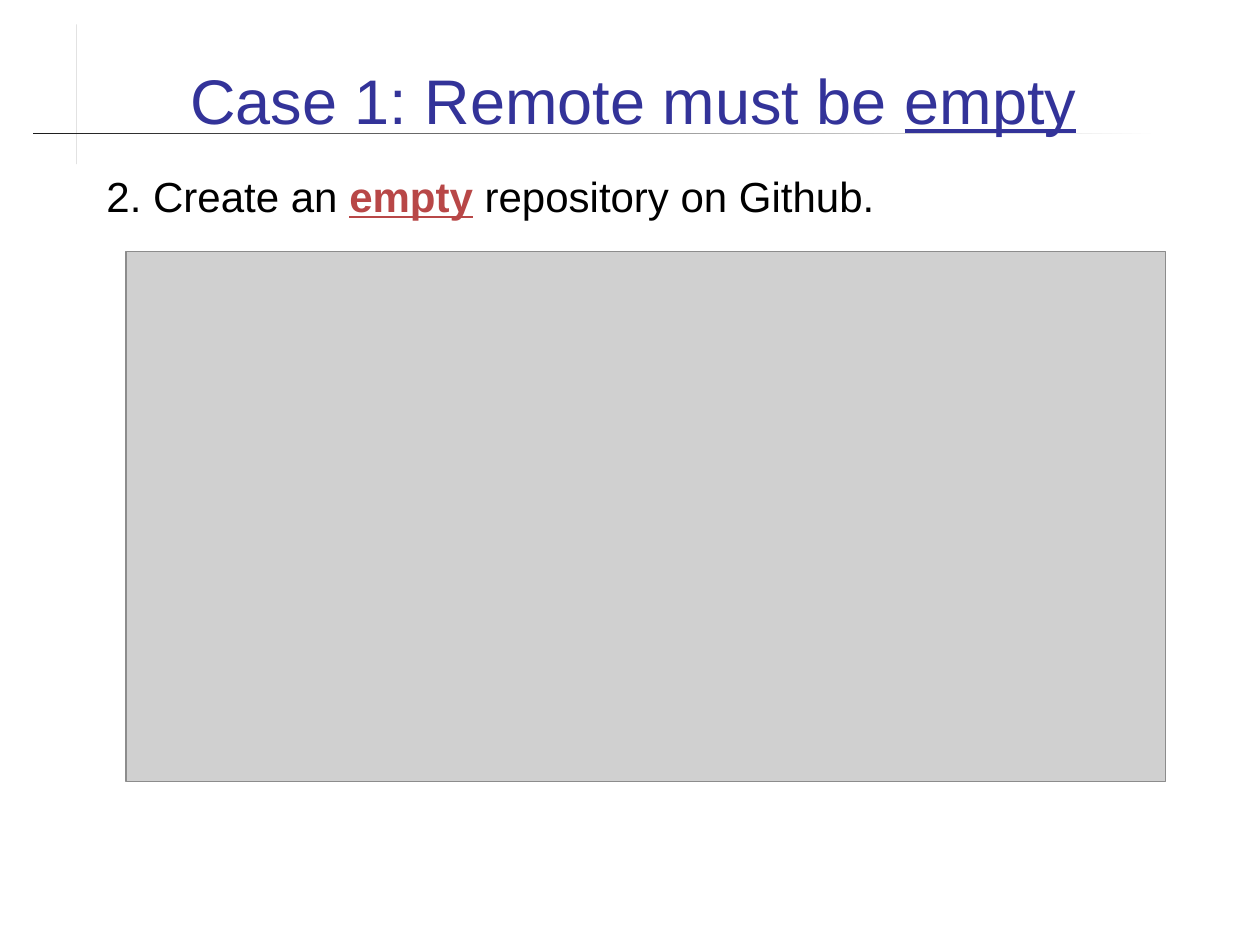
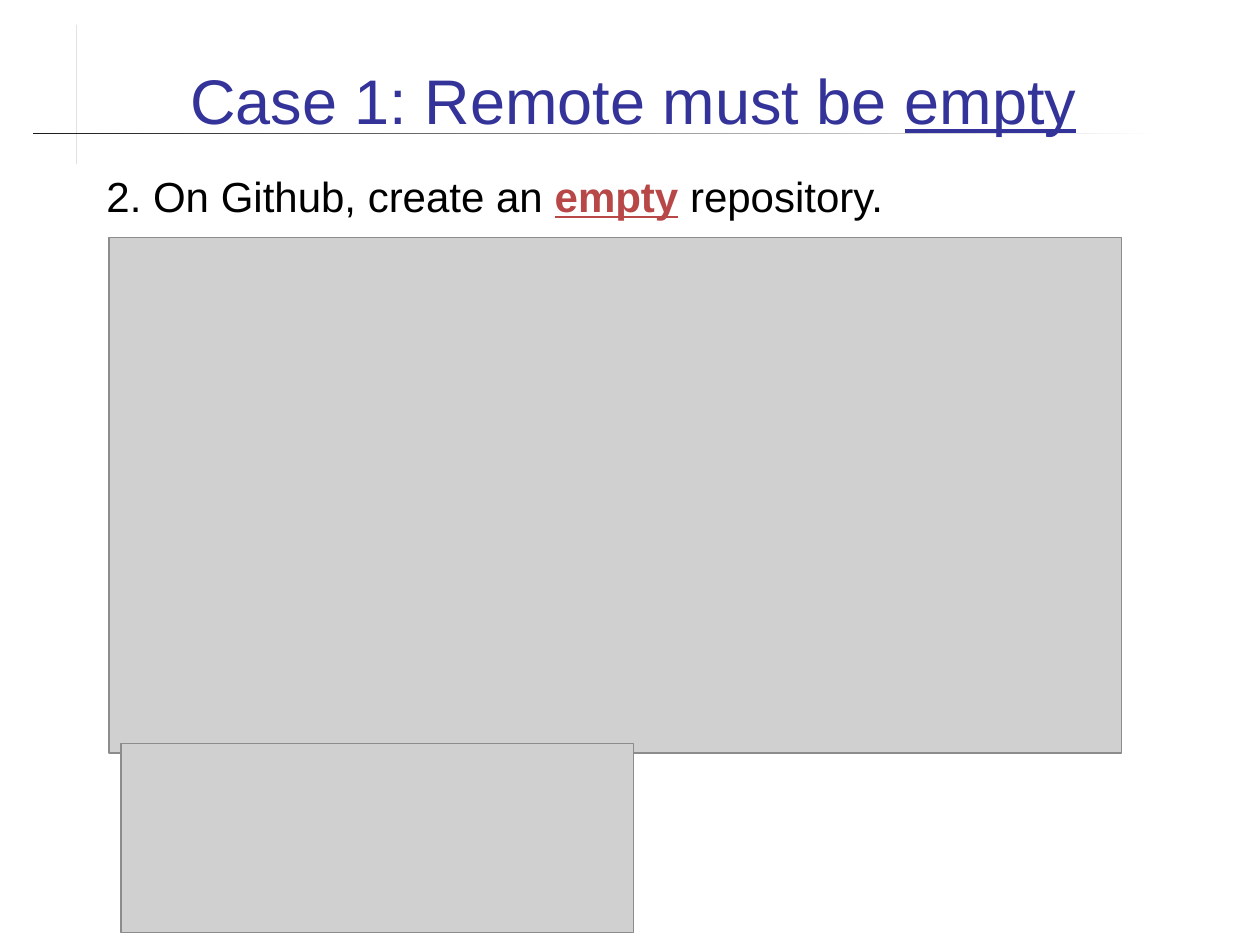
Before and after one commit to cpske/ISP, a slide deck: slide 6 of git/Using-Github.ppt. Drawn at 1260x945 pixels with LibreOffice and Linux fonts; fonts in the diff are those of the drawing; grey boxes stand for pictures. Boxes give left, top, right and bottom in pixels: in the first picture for what was removed or moved away, otherwise in the second. Text is boxed around its words. In the diff, an @@ line names an element or a change of style, - is before the commit and + after.

```diff
--- a/git/Using-Github.ppt
+++ b/git/Using-Github.ppt
@@ text at box(106, 181, 883, 220): text changed @@
-2. Create an empty repository on Github.
+2. On Github, create an empty repository.
@@ picture: place and size @@
-picture at box(126, 252, 1166, 782)
+picture at box(108, 237, 1120, 752)
@@ picture added at box(121, 743, 634, 932) @@
```
Also in this commit, not shown: 12 other slides changed, 5 slides added, 1 slide removed, 5 other files.
